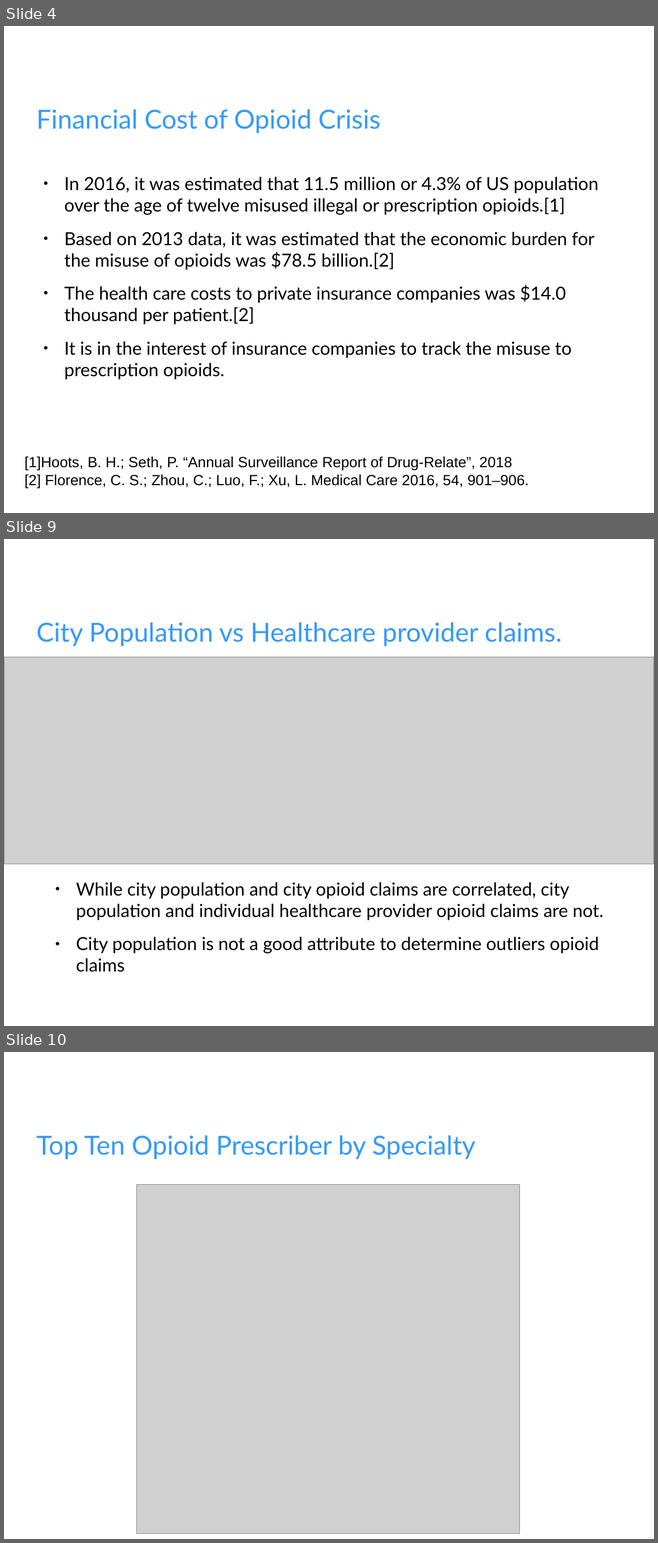
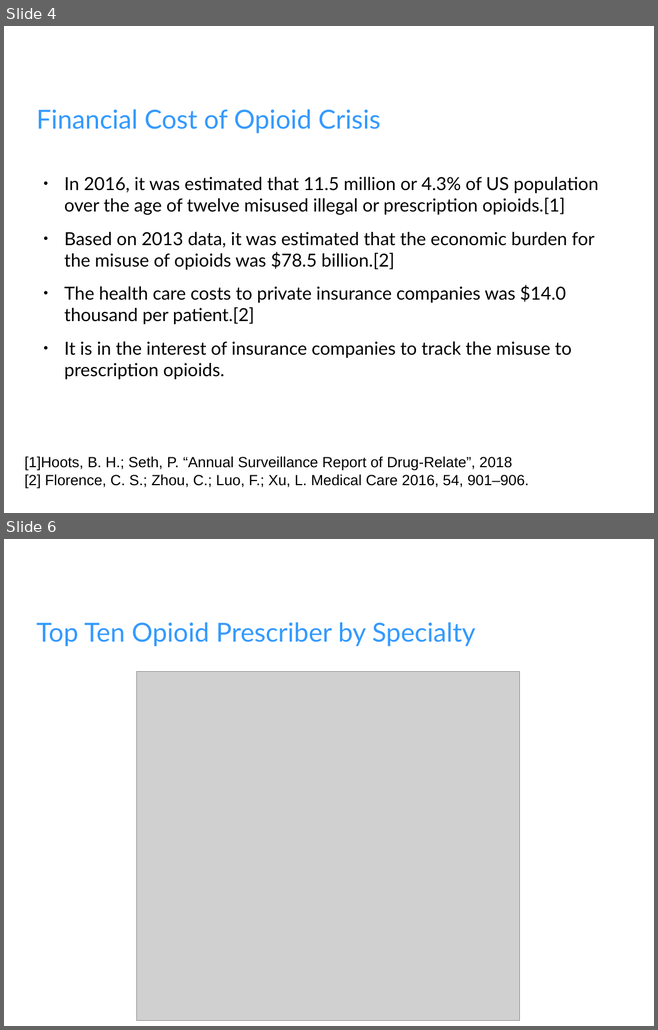
Before and after one commit to fullmetalchem15t/Springboard, a slide deck: opioid/Opoid_Slides.odp. Shown one above the other, each under a label of ours: slides 4, 9 and 10 before the commit, slides 4 and 6 after it; the slides between them are not shown. The pictures are 658x1543 and 658x1030 pixels, drawn with LibreOffice and Linux fonts; fonts in the diff are those of the drawing; grey boxes stand for pictures; background and template pictures are left out. Boxes give left, top, right and bottom in pixels: in the first picture for what was removed or moved away, otherwise in the second. Text is boxed around its words. In the diff, an @@ line names an element or a change of style, - is before the commit and + after.

Commit message:
Finished Opioid project

```diff
--- a/opioid/Opoid_Slides.odp
+++ b/opioid/Opoid_Slides.odp
@@ slide 9 removed at (x1=4, y1=539, x2=654, y2=1026), background picture (left out) @@
@@ title removed at (x1=36, y1=622, x2=561, y2=646) @@
-City Population vs Healthcare provider claims.
@@ picture removed at (x1=4, y1=657, x2=654, y2=864) @@
@@ text removed at (x1=76, y1=882, x2=603, y2=972) @@
-● While city population and city opioid claims are correlated, city population and individual healthcare provider opioid claims are not.
-● City population is not a good attribute to determine outliers opioid claims
@@ what was slide 10 is now slide 6 @@
```
Also in this commit, not shown: 4 slides changed, 9 slides added, 4 other slides removed, 2 other files.
